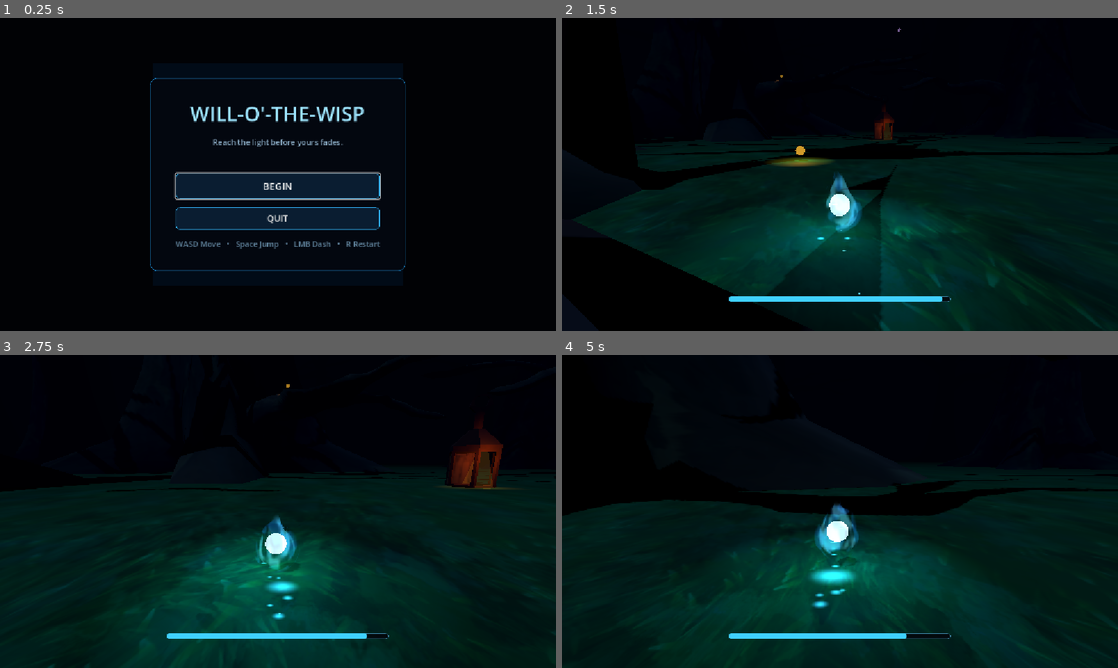
Above: before the commit, frames 1-4 (two rows, left to right).
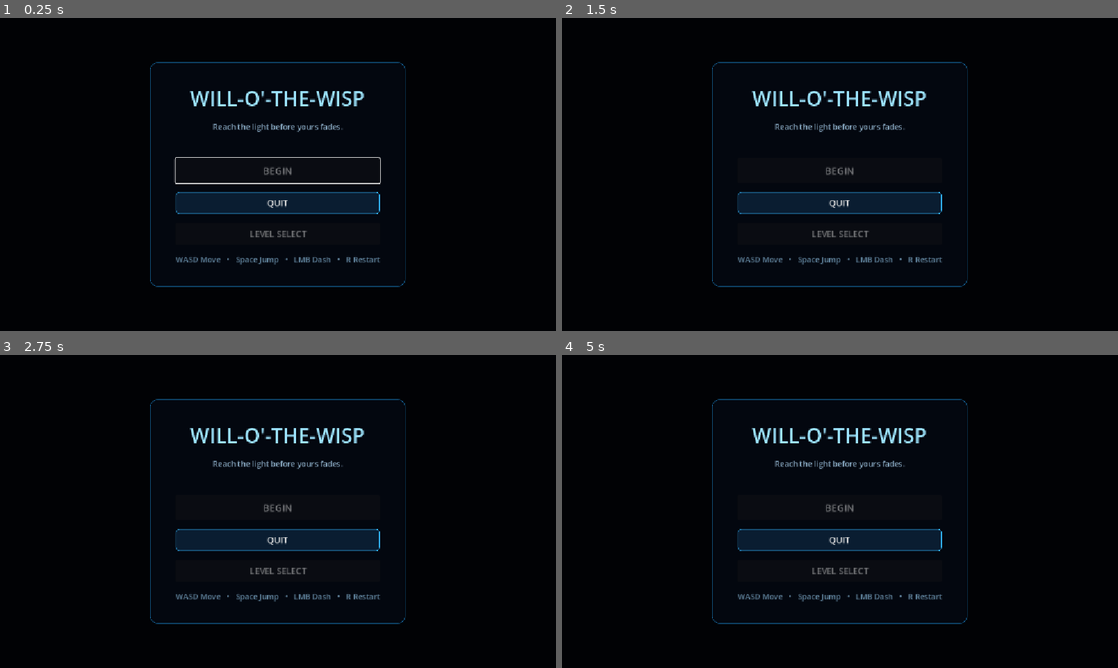
Above: after the commit, the same moments.

Repository: Snow-shino/GMTK2026
Game: Godot game, scene res://scenes/main_menu.tscn
Same seed, same stepped clock (60 frames per second), same inputs: the game is played once before the commit and once after it.
Inputs (mouse positions are in pixels of both pictures, inside the frame that each line leads up to):
- Up to frame 1 (0.25 s): no input
- Up to frame 2 (1.5 s): click (840, 187) at 0.5 s, where only the run before the commit has a clickable "BEGIN"; tap Enter at 1.25 s; move the mouse to (867, 174) at 1.27 s; hold W (move_forward) from 1.28 s (still down); click (867, 174) at 1.35 s
- Up to frame 3 (2.75 s): keep holding W (move_forward); tap Space (jump) at 1.52, 2.27 s; move the mouse to (250, 511) at 2.02 s; click (250, 511) at 2.1 s
- Up to frame 4 (5 s): keep holding W (move_forward); move the mouse to (851, 505) at 2.77 s; click (851, 505) at 2.85 s; move the mouse to (834, 517) at 3.52 s; click (834, 517) at 3.6 s; tap Space (jump) at 3.77, 4.52 s; move the mouse to (878, 514) at 4.27 s; click (878, 514) at 4.35 s

The runs differ from the first frame. In frame 1, 9.4% of the frame differs, in the area x 27-73%, y 14-86%; in frame 2, 31%; in frame 3, 43%, in the area x 0-100%, y 9-100%; in frame 4, 40%.

Commit message:
Centralize level sequence and progress flow

Diff:
--- /dev/null
+++ b/gmtk-26/Data/level_sequence.tres
@@ -0,0 +1,9 @@
+[gd_resource type="Resource" script_class="LevelSequence" load_steps=3 format=3]
+
+[ext_resource type="Script" path="res://scripts/level_sequence.gd" id="1_sequence"]
+[ext_resource type="PackedScene" path="res://scenes/main_menu.tscn" id="2_menu"]
+
+[resource]
+script = ExtResource("1_sequence")
+levels = Array[PackedScene]([])
+main_menu = ExtResource("2_menu")
--- /dev/null
+++ b/gmtk-26/scenes/level_select_screen.tscn
@@ -0,0 +1,84 @@
+[gd_scene load_steps=3 format=3]
+
+[ext_resource type="Script" path="res://scripts/level_select_screen.gd" id="1_select"]
+
+[sub_resource type="StyleBoxFlat" id="StyleBox_panel"]
+bg_color = Color(0.015, 0.025, 0.055, 0.98)
+border_width_left = 1
+border_width_top = 1
+border_width_right = 1
+border_width_bottom = 1
+border_color = Color(0.12, 0.58, 0.88, 0.8)
+corner_radius_top_left = 14
+corner_radius_top_right = 14
+corner_radius_bottom_right = 14
+corner_radius_bottom_left = 14
+
+[node name="LevelSelectScreen" type="Control"]
+unique_name_in_owner = true
+layout_mode = 1
+anchors_preset = 15
+anchor_right = 1.0
+anchor_bottom = 1.0
+grow_horizontal = 2
+grow_vertical = 2
+script = ExtResource("1_select")
+
+[node name="Dimmer" type="ColorRect" parent="."]
+layout_mode = 1
+anchors_preset = 15
+anchor_right = 1.0
+anchor_bottom = 1.0
+grow_horizontal = 2
+grow_vertical = 2
+color = Color(0, 0, 0, 0.72)
+
+[node name="CenterContainer" type="CenterContainer" parent="."]
+layout_mode = 1
+anchors_preset = 15
+anchor_right = 1.0
+anchor_bottom = 1.0
+grow_horizontal = 2
+grow_vertical = 2
+
+[node name="Panel" type="PanelContainer" parent="CenterContainer"]
+custom_minimum_size = Vector2(520, 420)
+layout_mode = 2
+theme_override_styles/panel = SubResource("StyleBox_panel")
+
+[node name="Margin" type="MarginContainer" parent="CenterContainer/Panel"]
+layout_mode = 2
+theme_override_constants/margin_left = 40
+theme_override_constants/margin_top = 32
+theme_override_constants/margin_right = 40
+theme_override_constants/margin_bottom = 32
+
+[node name="VBox" type="VBoxContainer" parent="CenterContainer/Panel/Margin"]
+layout_mode = 2
+theme_override_constants/separation = 14
+
+[node name="Title" type="Label" parent="CenterContainer/Panel/Margin/VBox"]
+layout_mode = 2
+theme_override_font_sizes/font_size = 30
+text = "LEVEL SELECT"
+horizontal_alignment = 1
+
+[node name="ScrollContainer" type="ScrollContainer" parent="CenterContainer/Panel/Margin/VBox"]
+custom_minimum_size = Vector2(0, 250)
+layout_mode = 2
+size_flags_vertical = 3
+
+[node name="LevelList" type="VBoxContainer" parent="CenterContainer/Panel/Margin/VBox/ScrollContainer"]
+unique_name_in_owner = true
+layout_mode = 2
+size_flags_horizontal = 3
+theme_override_constants/separation = 8
+
+[node name="BackButton" type="Button" parent="CenterContainer/Panel/Margin/VBox"]
+unique_name_in_owner = true
+custom_minimum_size = Vector2(0, 46)
+layout_mode = 2
+text = "BACK"
+
+[node name="UIAudio" type="AudioStreamPlayer" parent="."]
+unique_name_in_owner = true
--- a/gmtk-26/scenes/levels/lvl1.tscn
+++ b/gmtk-26/scenes/levels/lvl1.tscn
@@ -42,7 +42,6 @@
 
 [node name="TestLevel" type="Node3D" unique_id=1751151151]
 script = ExtResource("1_20eu8")
-next_level_path = "uid://4r1m4aghmleh"
 
 [node name="WorldEnvironment" type="WorldEnvironment" parent="." unique_id=2022954363]
 environment = SubResource("Environment_forest")
@@ -96,7 +95,6 @@
 
 [node name="LevelGoal" parent="." unique_id=787630280 instance=ExtResource("10_7q41e")]
 transform = Transform3D(1, 0, 0, 0, 1, 0, 0, 0, 1, 16.806398, -0.4539857, -40.413376)
-next_level_path = "uid://dfr1urlnbqo83"
 
 [node name="AreaLight3D" type="AreaLight3D" parent="LevelGoal" unique_id=1377440733]
 transform = Transform3D(1, 0, 0, 0, 1, 0, 0, 0, 1, -0.08631706, 3.537665, 3.2331886)
--- a/gmtk-26/scenes/levels/lvl2-1.tscn
+++ b/gmtk-26/scenes/levels/lvl2-1.tscn
@@ -72,7 +72,6 @@
 
 [node name="LevelGoal" parent="." unique_id=787630280 instance=ExtResource("9_bhrca")]
 transform = Transform3D(1, 0, 0, 0, 1, 0, 0, 0, 1, 13.2431965, 4.712537, -56.976807)
-next_level_path = "uid://dfr1urlnbqo83"
 
 [node name="Tree" parent="." unique_id=1107119201 instance=ExtResource("10_fdawt")]
 transform = Transform3D(1, 0, 0, 0, 2.8652804, 0, 0, 0, 1, -71.57733, -55.114784, 3.4605255)
--- a/gmtk-26/scenes/levels/lvl2.tscn
+++ b/gmtk-26/scenes/levels/lvl2.tscn
@@ -95,7 +95,6 @@
 
 [node name="LevelGoal" parent="." unique_id=787630280 instance=ExtResource("10_0emr4")]
 transform = Transform3D(1, 0, 0, 0, 1, 0, 0, 0, 1, 16.806398, -0.4539857, -40.413376)
-next_level_path = "uid://dfr1urlnbqo83"
 
 [node name="AreaLight3D" type="AreaLight3D" parent="LevelGoal" unique_id=1377440733]
 transform = Transform3D(1, 0, 0, 0, 1, 0, 0, 0, 1, -0.08631706, 3.537665, 3.2331886)
--- a/gmtk-26/scenes/levels/main.tscn
+++ b/gmtk-26/scenes/levels/main.tscn
@@ -76,7 +76,6 @@
 
 [node name="LevelGoal" parent="." unique_id=787630280 instance=ExtResource("8_5vw27")]
 transform = Transform3D(1, 0, 0, 0, 1, 0, 0, 0, 1, -1.3282924, -0.06823635, -23.142767)
-next_level_path = "uid://dfr1urlnbqo83"
 
 [node name="Tree" parent="." unique_id=1107119201 instance=ExtResource("11_efxa6")]
 transform = Transform3D(1, 0, 0, 0, 2.8652804, 0, 0, 0, 1, -71.57733, -55.114784, 3.4605255)
--- a/gmtk-26/scenes/main_menu.tscn
+++ b/gmtk-26/scenes/main_menu.tscn
@@ -1,6 +1,7 @@
-[gd_scene format=3 uid="uid://c7wun1pbkqaya"]
+[gd_scene load_steps=5 format=3 uid="uid://c7wun1pbkqaya"]
 
 [ext_resource type="Script" uid="uid://bp7ibnxpekoj5" path="res://scripts/main_menu.gd" id="1_menu"]
+[ext_resource type="PackedScene" path="res://scenes/level_select_screen.tscn" id="2_select"]
 
 [sub_resource type="StyleBoxFlat" id="StyleBox_panel"]
 bg_color = Color(0.015, 0.025, 0.055, 0.92)
@@ -119,6 +120,14 @@
 theme_override_styles/normal = SubResource("StyleBox_button")
 text = "QUIT"
 
+[node name="LevelSelectButton" type="Button" parent="CenterContainer/PanelContainer/MarginContainer/VBoxContainer"]
+unique_name_in_owner = true
+custom_minimum_size = Vector2(0, 46)
+layout_mode = 2
+theme_override_font_sizes/font_size = 18
+theme_override_styles/normal = SubResource("StyleBox_button")
+text = "LEVEL SELECT"
+
 [node name="Controls" type="Label" parent="CenterContainer/PanelContainer/MarginContainer/VBoxContainer" unique_id=53424371]
 layout_mode = 2
 theme_override_colors/font_color = Color(0.38, 0.52, 0.62, 1)
@@ -130,3 +139,6 @@
 
 [node name="UIAudio" type="AudioStreamPlayer" parent="." unique_id=1679317598]
 unique_name_in_owner = true
+
+[node name="LevelSelectScreen" parent="." instance=ExtResource("2_select")]
+unique_name_in_owner = true
--- a/gmtk-26/scripts/level_flow.gd
+++ b/gmtk-26/scripts/level_flow.gd
@@ -7,12 +7,7 @@
 	FAILED,
 }
 
-@export_category("Level Audio")
-@export var background_music: AudioStream
-@export var ambient_loop: AudioStream
-@export var level_failed_sound: AudioStream
-@export_range(-80.0, 6.0, 0.1) var music_volume_db := -8.0
-@export_range(-80.0, 6.0, 0.1) var ambience_volume_db := -12.0
+@export var level_sequence: LevelSequence = preload("res://Data/level_sequence.tres")
 @export_range(0.0, 10.0, 0.1) var failure_delay := 0.5
 
 var state := LevelState.PLAYING
@@ -27,11 +22,15 @@
 
 
 func _ready() -> void:
+	var current_path := _get_current_scene_path()
+	LevelProgress.mark_visited(current_path)
+	_validate_sequence(current_path)
 	hud.bind_player(player)
 	player.life_depleted.connect(_on_life_depleted)
 	goal.level_completed.connect(_on_level_completed)
-	_start_loop(music_player, background_music, music_volume_db)
-	_start_loop(ambience_player, ambient_loop, ambience_volume_db)
+	if level_sequence != null:
+		_start_loop(music_player, level_sequence.base_music, level_sequence.music_volume_db)
+		_start_loop(ambience_player, level_sequence.ambient_loop, level_sequence.ambience_volume_db)
 
 
 func _unhandled_input(event: InputEvent) -> void:
@@ -45,22 +44,28 @@
 	await get_tree().create_timer(completed_goal.completion_delay).timeout
 	if state != LevelState.COMPLETED:
 		return
+	var next_level: PackedScene
+	var main_menu: PackedScene
+	if level_sequence != null:
+		var current_path := _get_current_scene_path()
+		next_level = level_sequence.get_next_level(current_path)
+		main_menu = level_sequence.main_menu
+		_play_state_sound(level_sequence.victory_sound)
 	result_screen.show_completion(
 		player.get_current_life(),
-		completed_goal.next_level_path,
-		completed_goal.main_menu_path
+		next_level,
+		main_menu
 	)
 
 
 func _on_life_depleted() -> void:
 	if not _leave_playing(LevelState.FAILED):
 		return
-	if level_failed_sound != null:
-		state_audio.stream = level_failed_sound
-		state_audio.play()
+	if level_sequence != null:
+		_play_state_sound(level_sequence.failure_sound)
 	await get_tree().create_timer(failure_delay).timeout
 	if state == LevelState.FAILED:
-		result_screen.show_failure(goal.main_menu_path)
+		result_screen.show_failure(level_sequence.main_menu if level_sequence != null else null)
 
 
 func _leave_playing(next_state: LevelState) -> bool:
@@ -81,3 +86,24 @@
 	if not player_node.finished.is_connected(player_node.play):
 		player_node.finished.connect(player_node.play)
 	player_node.play()
+
+
+func _play_state_sound(stream: AudioStream) -> void:
+	if stream == null:
+		return
+	state_audio.stream = stream
+	state_audio.play()
+
+
+func _validate_sequence(current_path: String) -> void:
+	if level_sequence == null:
+		push_warning("LevelFlow has no LevelSequence resource assigned.")
+		return
+	if level_sequence.get_level_index(current_path) < 0:
+		push_warning("Current scene is not in LevelSequence: %s" % current_path)
+
+
+func _get_current_scene_path() -> String:
+	if get_tree().current_scene != null:
+		return get_tree().current_scene.scene_file_path
+	return scene_file_path
--- a/gmtk-26/scripts/level_goal.gd
+++ b/gmtk-26/scripts/level_goal.gd
@@ -4,8 +4,6 @@
 signal level_completed(goal: LevelGoal)
 signal goal_feedback_requested
 
-@export_file("*.tscn") var next_level_path: String
-@export_file("*.tscn") var main_menu_path: String
 @export_range(0.0, 10.0, 0.1) var completion_delay: float = 0.75
 @export var goal_enabled := true
 @export var goal_reached_sound: AudioStream
--- /dev/null
+++ b/gmtk-26/scripts/level_progress.gd
@@ -0,0 +1,40 @@
+class_name LevelProgress
+extends RefCounted
+
+const SAVE_PATH := "user://level_progress.cfg"
+const SECTION := "visited_levels"
+
+
+static func mark_visited(scene_path: String) -> void:
+	if scene_path.is_empty():
+		return
+	var config := ConfigFile.new()
+	config.load(SAVE_PATH)
+	config.set_value(SECTION, scene_path, true)
+	var error := config.save(SAVE_PATH)
+	if error != OK:
+		push_warning("Could not save level progress. Error: %s" % error_string(error))
+
+
+static func has_visited(scene_path: String) -> bool:
+	if scene_path.is_empty():
+		return false
+	var config := ConfigFile.new()
+	if config.load(SAVE_PATH) != OK:
+		return false
+	return config.get_value(SECTION, scene_path, false) as bool
+
+
+static func is_unlocked(sequence: LevelSequence, level_index: int) -> bool:
+	if sequence == null or level_index < 0 or level_index >= sequence.levels.size():
+		return false
+	if level_index == 0:
+		return true
+	var level := sequence.levels[level_index]
+	return level != null and has_visited(level.resource_path)
+
+
+static func clear_progress() -> void:
+	var error := DirAccess.remove_absolute(ProjectSettings.globalize_path(SAVE_PATH))
+	if error != OK and error != ERR_DOES_NOT_EXIST:
+		push_warning("Could not clear level progress. Error: %s" % error_string(error))
--- a/gmtk-26/scripts/level_result_screen.gd
+++ b/gmtk-26/scripts/level_result_screen.gd
@@ -6,8 +6,8 @@
 @export var button_hover_sound: AudioStream
 @export var button_pressed_sound: AudioStream
 
-var _next_level_path := ""
-var _main_menu_path := ""
+var _next_level: PackedScene
+var _main_menu: PackedScene
 var _navigating := false
 
 @onready var title_label: Label = %TitleLabel
@@ -27,24 +27,28 @@
 		button.mouse_entered.connect(_play_hover)
 
 
-func show_completion(remaining_life: float, next_path: String, menu_path: String) -> void:
-	_next_level_path = _resolve_scene_path(next_path)
-	_main_menu_path = _resolve_scene_path(menu_path)
+func show_completion(
+	remaining_life: float,
+	next_level: PackedScene,
+	main_menu: PackedScene
+) -> void:
+	_next_level = next_level
+	_main_menu = main_menu
 	title_label.text = "LEVEL COMPLETE"
 	life_label.text = "Life Essence Remaining: %.1f" % remaining_life
 	life_label.show()
-	next_button.visible = _is_valid_scene(_next_level_path)
-	main_menu_button.disabled = not _is_valid_scene(_main_menu_path)
+	next_button.visible = _next_level != null
+	main_menu_button.disabled = _main_menu == null
 	_show_screen(completion_screen_open_sound)
 
 
-func show_failure(menu_path: String) -> void:
-	_next_level_path = ""
-	_main_menu_path = _resolve_scene_path(menu_path)
+func show_failure(main_menu: PackedScene) -> void:
+	_next_level = null
+	_main_menu = main_menu
 	title_label.text = "LIGHT EXTINGUISHED"
 	life_label.hide()
 	next_button.hide()
-	main_menu_button.disabled = not _is_valid_scene(_main_menu_path)
+	main_menu_button.disabled = _main_menu == null
 	_show_screen(failure_screen_open_sound)
 
 
@@ -62,19 +66,22 @@
 
 
 func _load_next_level() -> void:
-	_change_scene(_next_level_path, "next level")
+	_change_scene(_next_level, "next level")
 
 
 func _load_main_menu() -> void:
-	_change_scene(_main_menu_path, "main menu")
+	_change_scene(_main_menu, "main menu")
 
 
-func _change_scene(path: String, label: String) -> void:
-	if not _is_valid_scene(path):
-		push_warning("Cannot load %s: invalid or empty scene path '%s'." % [label, path])
+func _change_scene(scene: PackedScene, label: String) -> void:
+	if scene == null:
+		push_warning("Cannot load %s: no PackedScene is assigned." % label)
 		return
 	if _begin_navigation():
-		get_tree().change_scene_to_file(path)
+		var error := get_tree().change_scene_to_packed(scene)
+		if error != OK:
+			_navigating = false
+			push_warning("Could not load %s. Error: %s" % [label, error_string(error)])
 
 
 func _begin_navigation() -> bool:
@@ -88,38 +95,6 @@
 	return true
 
 
-func _is_valid_scene(path: String) -> bool:
-	return not path.is_empty() and ResourceLoader.exists(path, "PackedScene")
-
-
-func _resolve_scene_path(path: String) -> String:
-	if not path.begins_with("uid://"):
-		return path
-	var resource_id := ResourceUID.text_to_id(path)
-	if resource_id == ResourceUID.INVALID_ID:
-		return ""
-	if ResourceUID.has_id(resource_id):
-		return ResourceUID.get_id_path(resource_id)
-	return _find_scene_by_uid("res://", path)
-
-
-func _find_scene_by_uid(directory_path: String, uid_text: String) -> String:
-	for file_name in DirAccess.get_files_at(directory_path):
-		if not file_name.ends_with(".tscn"):
-			continue
-		var scene_path := directory_path.path_join(file_name)
-		var file := FileAccess.open(scene_path, FileAccess.READ)
-		if file != null and file.get_line().contains(uid_text):
-			return scene_path
-	for directory_name in DirAccess.get_directories_at(directory_path):
-		if directory_name.begins_with("."):
-			continue
-		var found := _find_scene_by_uid(directory_path.path_join(directory_name), uid_text)
-		if not found.is_empty():
-			return found
-	return ""
-
-
 func _play_hover() -> void:
 	_play_sound(button_hover_sound)
 
--- /dev/null
+++ b/gmtk-26/scripts/level_select_screen.gd
@@ -0,0 +1,76 @@
+class_name LevelSelectScreen
+extends Control
+
+@export var button_hover_sound: AudioStream
+@export var button_pressed_sound: AudioStream
+
+var _sequence: LevelSequence
+var _loading := false
+
+@onready var level_list: VBoxContainer = %LevelList
+@onready var back_button: Button = %BackButton
+@onready var ui_audio: AudioStreamPlayer = %UIAudio
+
+
+func _ready() -> void:
+	hide()
+	back_button.pressed.connect(hide)
+	back_button.mouse_entered.connect(_play_hover)
+
+
+func open(sequence: LevelSequence) -> void:
+	_sequence = sequence
+	_loading = false
+	_rebuild_level_list()
+	show()
+	Input.mouse_mode = Input.MOUSE_MODE_VISIBLE
+	back_button.grab_focus()
+
+
+func _rebuild_level_list() -> void:
+	for child in level_list.get_children():
+		child.queue_free()
+	if _sequence == null or _sequence.levels.is_empty():
+		var empty_label := Label.new()
+		empty_label.text = "No levels configured"
+		empty_label.horizontal_alignment = HORIZONTAL_ALIGNMENT_CENTER
+		level_list.add_child(empty_label)
+		return
+	for index in _sequence.levels.size():
+		var level := _sequence.levels[index]
+		var button := Button.new()
+		button.custom_minimum_size.y = 46.0
+		button.text = _get_level_label(level, index)
+		button.disabled = level == null or not LevelProgress.is_unlocked(_sequence, index)
+		button.mouse_entered.connect(_play_hover)
+		button.pressed.connect(_load_level.bind(level))
+		level_list.add_child(button)
+
+
+func _get_level_label(level: PackedScene, index: int) -> String:
+	if level == null:
+		return "Level %d — Missing Scene" % (index + 1)
+	var scene_name := level.resource_path.get_file().get_basename().capitalize()
+	return "Level %d — %s" % [index + 1, scene_name]
+
+
+func _load_level(level: PackedScene) -> void:
+	if _loading or level == null:
+		return
+	_loading = true
+	_play_sound(button_pressed_sound)
+	var error := get_tree().change_scene_to_packed(level)
+	if error != OK:
+		_loading = false
+		push_warning("Could not load selected level. Error: %s" % error_string(error))
+
+
+func _play_hover() -> void:
+	_play_sound(button_hover_sound)
+
+
+func _play_sound(stream: AudioStream) -> void:
+	if stream == null:
+		return
+	ui_audio.stream = stream
+	ui_audio.play()
--- /dev/null
+++ b/gmtk-26/scripts/level_sequence.gd
@@ -0,0 +1,39 @@
+class_name LevelSequence
+extends Resource
+
+@export var levels: Array[PackedScene] = []
+@export var main_menu: PackedScene
+
+@export_category("Shared Level Audio")
+@export var base_music: AudioStream
+@export var ambient_loop: AudioStream
+@export var victory_sound: AudioStream
+@export var failure_sound: AudioStream
+@export_range(-80.0, 6.0, 0.1) var music_volume_db := -8.0
+@export_range(-80.0, 6.0, 0.1) var ambience_volume_db := -12.0
+
+
+func get_level_index(current_scene_path: String) -> int:
+	if current_scene_path.is_empty():
+		return -1
+	for index in levels.size():
+		var level := levels[index]
+		if level != null and level.resource_path == current_scene_path:
+			return index
+	return -1
+
+
+func get_current_level_index(current_scene_path: String) -> int:
+	return get_level_index(current_scene_path)
+
+
+func get_next_level(current_scene_path: String) -> PackedScene:
+	var current_index := get_level_index(current_scene_path)
+	var next_index := current_index + 1
+	if current_index < 0 or next_index >= levels.size():
+		return null
+	return levels[next_index]
+
+
+func has_next_level(current_scene_path: String) -> bool:
+	return get_next_level(current_scene_path) != null
--- a/gmtk-26/scripts/main_menu.gd
+++ b/gmtk-26/scripts/main_menu.gd
@@ -1,7 +1,7 @@
 class_name MainMenu
 extends Control
 
-@export_file("*.tscn") var first_level_path := "res://scenes/levels/lvl1.tscn"
+@export var level_sequence: LevelSequence
 @export var menu_music: AudioStream
 @export var button_hover_sound: AudioStream
 @export var button_pressed_sound: AudioStream
@@ -9,17 +9,26 @@
 var _loading := false
 
 @onready var play_button: Button = %PlayButton
+@onready var level_select_button: Button = %LevelSelectButton
 @onready var quit_button: Button = %QuitButton
+@onready var level_select_screen: Control = %LevelSelectScreen
 @onready var music_player: AudioStreamPlayer = %MenuMusic
 @onready var ui_audio: AudioStreamPlayer = %UIAudio
 
 
 func _ready() -> void:
+	if level_sequence == null:
+		level_sequence = load("res://Data/level_sequence.tres") as LevelSequence
 	Input.mouse_mode = Input.MOUSE_MODE_VISIBLE
 	play_button.pressed.connect(_play_game)
+	level_select_button.pressed.connect(_open_level_select)
 	quit_button.pressed.connect(_quit_game)
 	play_button.mouse_entered.connect(_play_hover)
+	level_select_button.mouse_entered.connect(_play_hover)
 	quit_button.mouse_entered.connect(_play_hover)
+	var has_levels := level_sequence != null and not level_sequence.levels.is_empty()
+	play_button.disabled = not has_levels
+	level_select_button.disabled = not has_levels
 	play_button.grab_focus()
 	if menu_music != null:
 		music_player.stream = menu_music
@@ -30,13 +39,27 @@
 func _play_game() -> void:
 	if _loading:
 		return
-	if first_level_path.is_empty() or not ResourceLoader.exists(first_level_path, "PackedScene"):
-		push_warning("Cannot start game: invalid scene path '%s'." % first_level_path)
+	if level_sequence == null or level_sequence.levels.is_empty():
+		push_warning("Cannot start game: LevelSequence has no levels configured.")
+		return
+	var first_level := level_sequence.levels[0]
+	if first_level == null:
+		push_warning("Cannot start game: the first LevelSequence entry is empty.")
 		return
 	_loading = true
 	_disable_buttons()
 	_play_sound(button_pressed_sound)
-	get_tree().change_scene_to_file(first_level_path)
+	var error := get_tree().change_scene_to_packed(first_level)
+	if error != OK:
+		_loading = false
+		push_warning("Could not start game. Error: %s" % error_string(error))
+
+
+func _open_level_select() -> void:
+	if level_sequence == null:
+		push_warning("Cannot open Level Select: no LevelSequence is assigned.")
+		return
+	level_select_screen.open(level_sequence)
 
 
 func _quit_game() -> void:
@@ -54,6 +77,7 @@
 
 func _disable_buttons() -> void:
 	play_button.disabled = true
+	level_select_button.disabled = true
 	quit_button.disabled = true
 
 
--- a/gmtk-26/scripts/test_level.gd
+++ b/gmtk-26/scripts/test_level.gd
@@ -7,8 +7,6 @@
 @export_category("Test Level Flow")
 @export var goal_position := Vector3(-14.0, 8.0, -112.0)
 @export var area_music_position := Vector3(-8.0, 2.0, -45.0)
-@export_file("*.tscn") var next_level_path: String
-@export_file("*.tscn") var main_menu_path := "res://scenes/main_menu.tscn"
 @export_range(0.0, 10.0, 0.1) var completion_delay := 0.75
 
 
@@ -18,14 +16,8 @@
 		level_goal.name = "LevelGoal"
 		level_goal.unique_name_in_owner = true
 		level_goal.position = goal_position
-		level_goal.next_level_path = next_level_path
-		level_goal.main_menu_path = main_menu_path
 		level_goal.completion_delay = completion_delay
 		add_child(level_goal)
-	else:
-		var existing_goal := get_node("LevelGoal") as LevelGoal
-		if existing_goal.main_menu_path.is_empty():
-			existing_goal.main_menu_path = main_menu_path
 
 	if not has_node("LevelResultScreen"):
 		var screen := RESULT_SCREEN_SCENE.instantiate() as LevelResultScreen
Not shown, added: gmtk-26/scripts/level_progress.gd.uid
Not shown, added: gmtk-26/scripts/level_sequence.gd.uid
